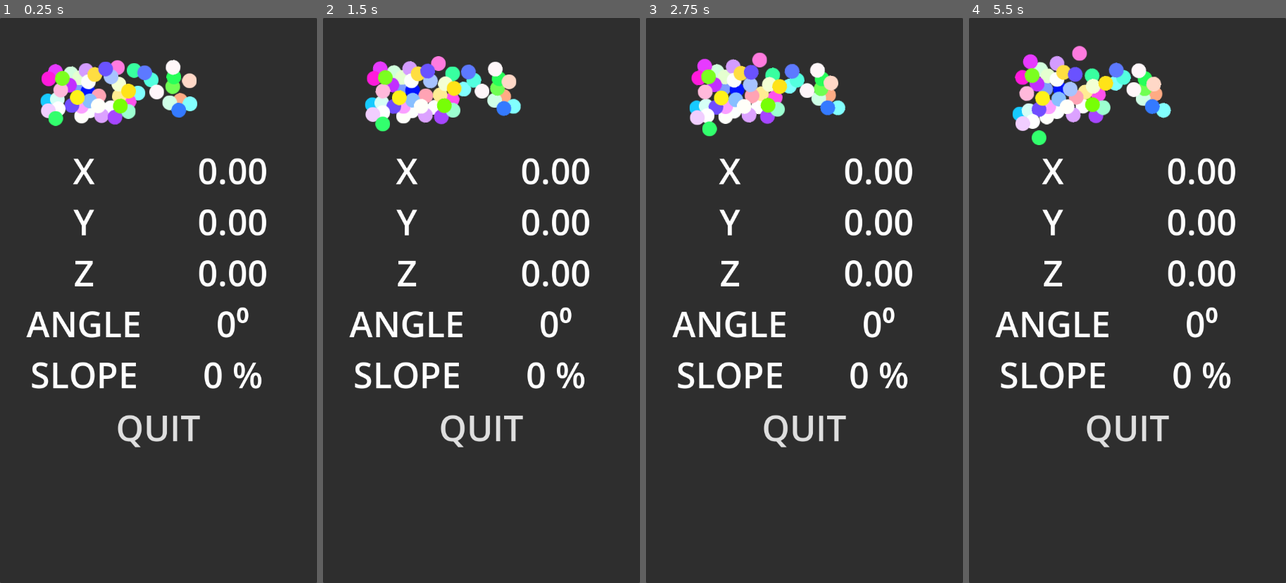
Above: before the commit, frames 1-4 (left to right).
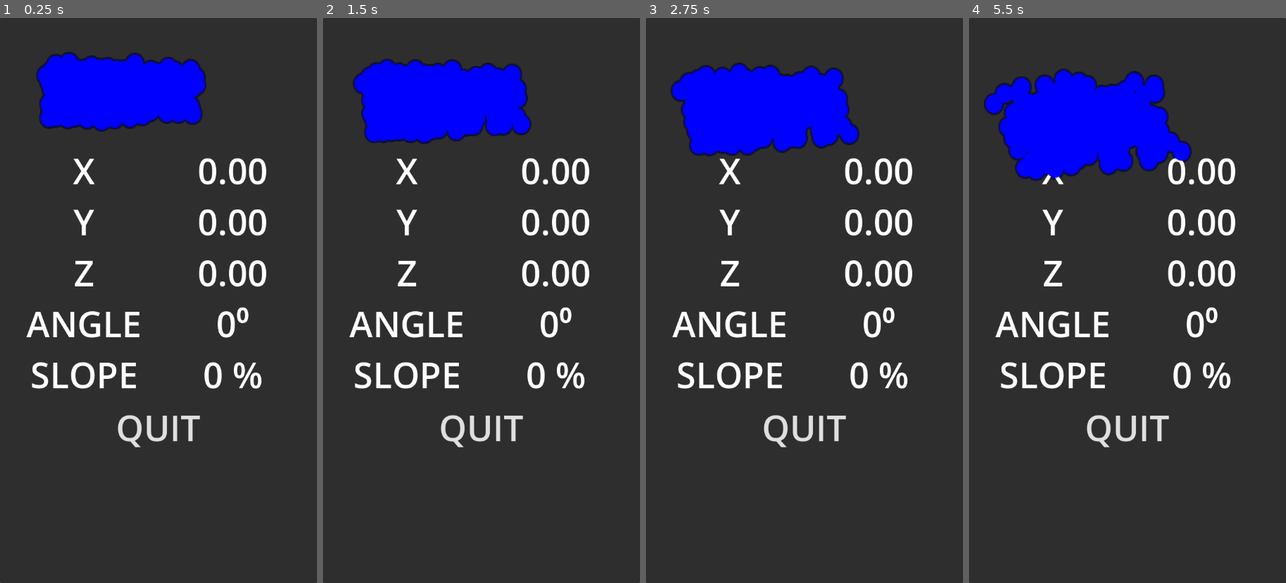
Above: after the commit, the same moments.

Repository: crowdagger/Slope
Game: Godot game, scene res://main.tscn
Same seed, same stepped clock (60 frames per second), same inputs: the game is played once before the commit and once after it.
Inputs:
- Up to frame 1 (0.25 s): no input
- Up to frame 2 (1.5 s): no input
- Up to frame 3 (2.75 s): no input
- Up to frame 4 (5.5 s): no input

The runs differ from the first frame. In frame 1, 6.2% of the frame differs, in the area x 11-66%, y 6-21%; in frame 2, 6.9%; in frame 3, 7.9%; in frame 4, 9.9%, in the area x 4-71%, y 4-29%.

Commit message:
Tweak bounciness

Diff:
--- a/scenes/ball.gd
+++ b/scenes/ball.gd
@@ -2,9 +2,6 @@
 extends RigidBody2D
 
 @onready var sprite_2d: Sprite2D = $Sprite2D
-
-func _ready() -> void:
-	sprite_2d.modulate = Color.from_hsv(randf_range(0.0, 1.0), randf_range(0.0, 1.0), 1.0)
 
 
 #func _ready() -> void:
--- a/scenes/ball.tscn
+++ b/scenes/ball.tscn
@@ -3,9 +3,16 @@
 [ext_resource type="Texture2D" uid="uid://dlhlxfyke0kba" path="res://assets/ball.png" id="1_7s4qf"]
 [ext_resource type="Script" uid="uid://ta0hjhceqcfu" path="res://scenes/ball.gd" id="1_cxlvu"]
 
+[sub_resource type="PhysicsMaterial" id="PhysicsMaterial_cxlvu"]
+friction = 0.0
+bounce = 0.3
+
 [sub_resource type="CircleShape2D" id="CircleShape2D_cxlvu"]
+radius = 7.0
 
 [node name="Ball" type="RigidBody2D" unique_id=718603355]
+mass = 0.01
+physics_material_override = SubResource("PhysicsMaterial_cxlvu")
 can_sleep = false
 linear_velocity = Vector2(1000, 0)
 script = ExtResource("1_cxlvu")
@@ -14,4 +21,12 @@
 shape = SubResource("CircleShape2D_cxlvu")
 
 [node name="Sprite2D" type="Sprite2D" parent="." unique_id=772596232]
+modulate = Color(0, 0, 1, 1)
+scale = Vector2(1.1683632, 1.2387563)
 texture = ExtResource("1_7s4qf")
+
+[node name="Sprite2D2" type="Sprite2D" parent="." unique_id=670205114]
+modulate = Color(0, 0, 0.3372549, 1)
+z_index = -1
+scale = Vector2(1.3879045, 1.5003074)
+texture = ExtResource("1_7s4qf")
--- a/scenes/fun.gd
+++ b/scenes/fun.gd
@@ -5,7 +5,7 @@
 @export var gravity_vector: Vector3 = Vector3(0, 0, -9.8)
 
 func _ready() -> void:
-	for x in range(0, 50):
+	for x in range(0, 150):
 		var ball: Ball = BALL.instantiate()
 		ball.position.x = randf_range(100.0, 400.0)
 		ball.position.y = randf_range(100.0, 200.0)
--- a/scenes/fun.tscn
+++ b/scenes/fun.tscn
@@ -3,7 +3,7 @@
 [ext_resource type="Script" uid="uid://dnmqkryrgpvsw" path="res://scenes/fun.gd" id="1_j4dpo"]
 
 [sub_resource type="PhysicsMaterial" id="PhysicsMaterial_17tjs"]
-bounce = 0.79
+bounce = 0.31
 
 [sub_resource type="RectangleShape2D" id="RectangleShape2D_17tjs"]
 size = Vector2(700, 492)
@@ -19,6 +19,7 @@
 
 [node name="Fun" type="Node2D" unique_id=360400001]
 script = ExtResource("1_j4dpo")
+gravity_vector = Vector3(0, 10, -9.8)
 metadata/_custom_type_script = "uid://dnmqkryrgpvsw"
 
 [node name="StaticBodyDown" type="StaticBody2D" parent="." unique_id=1342080966]
Not shown, added: global/events.gd.uid
